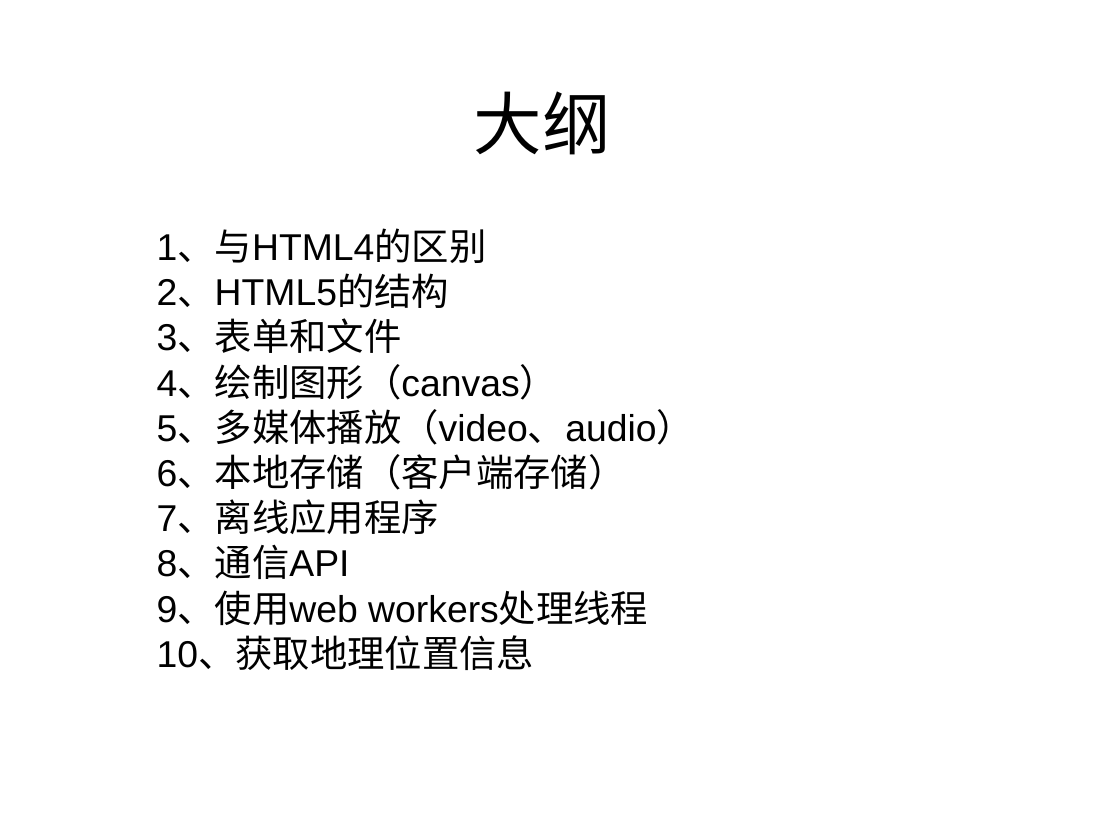
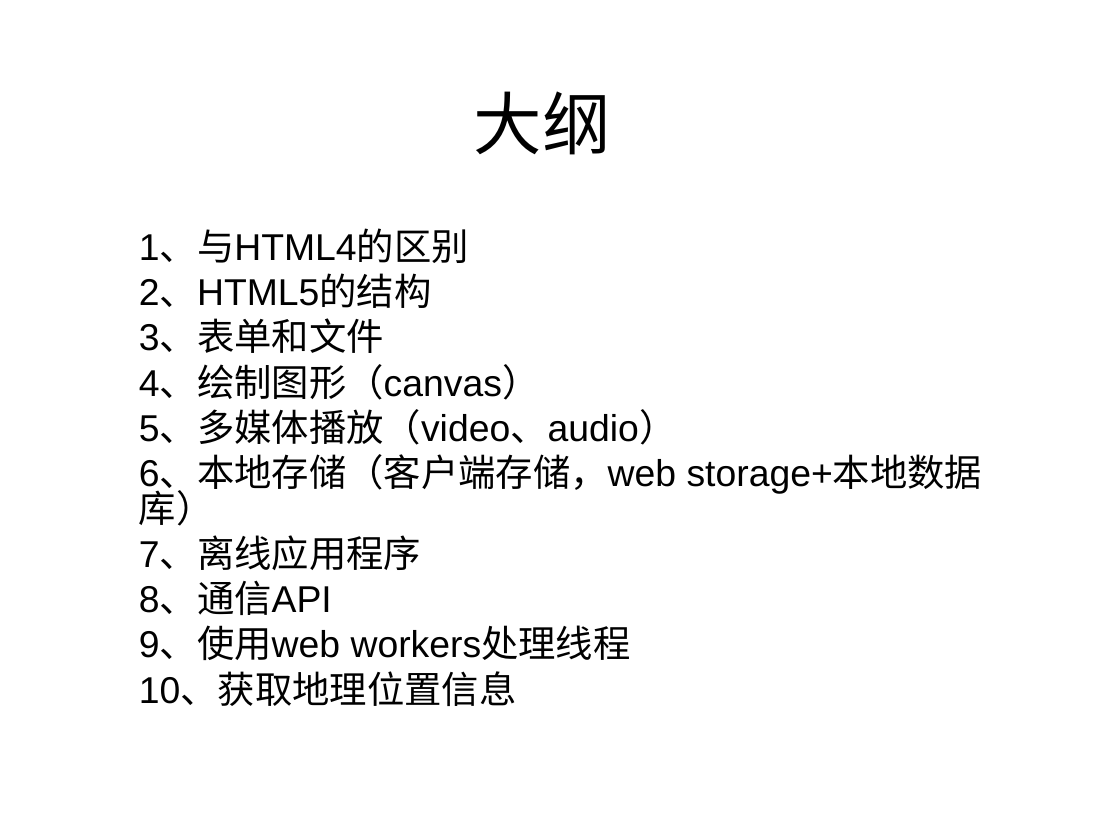
Before and after one commit to testuser2213/tom-wang-manual, a slide deck: slide 2 of manual/html5/share/关于HTML5的分享.ppt. Drawn at 1120x840 pixels with LibreOffice and Linux fonts; fonts in the diff are those of the drawing. Boxes give left, top, right and bottom in pixels: in the first picture for what was removed or moved away, otherwise in the second. Text is boxed around its words. In the diff, an @@ line names an element or a change of style, - is before the commit and + after.

```diff
--- a/manual/html5/share/关于HTML5的分享.ppt
+++ b/manual/html5/share/关于HTML5的分享.ppt
@@ subtitle "1、与HTML4的区别": place and size @@
-subtitle "1、与HTML4的区别" at box(157, 231, 694, 670)
+subtitle "1、与HTML4的区别" at box(139, 231, 983, 706)
@@ subtitle at box(139, 457, 983, 526): text changed @@
-6、本地存储（客户端存储）
+6、本地存储（客户端存储，web storage+本地数据库）
```
Also in this commit, not shown: 1 other slide changed, 1 slide added, 2 other files.
